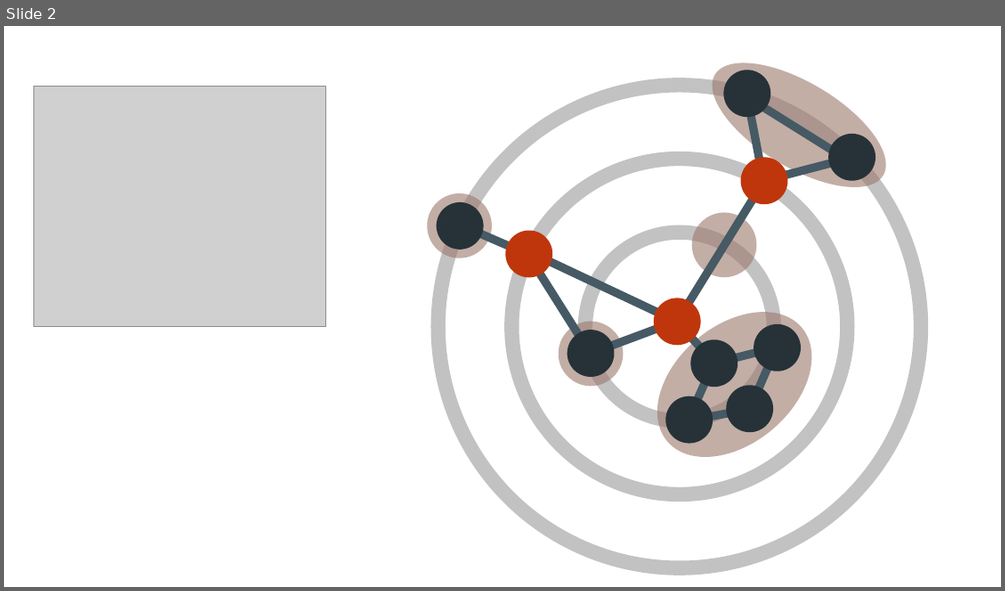
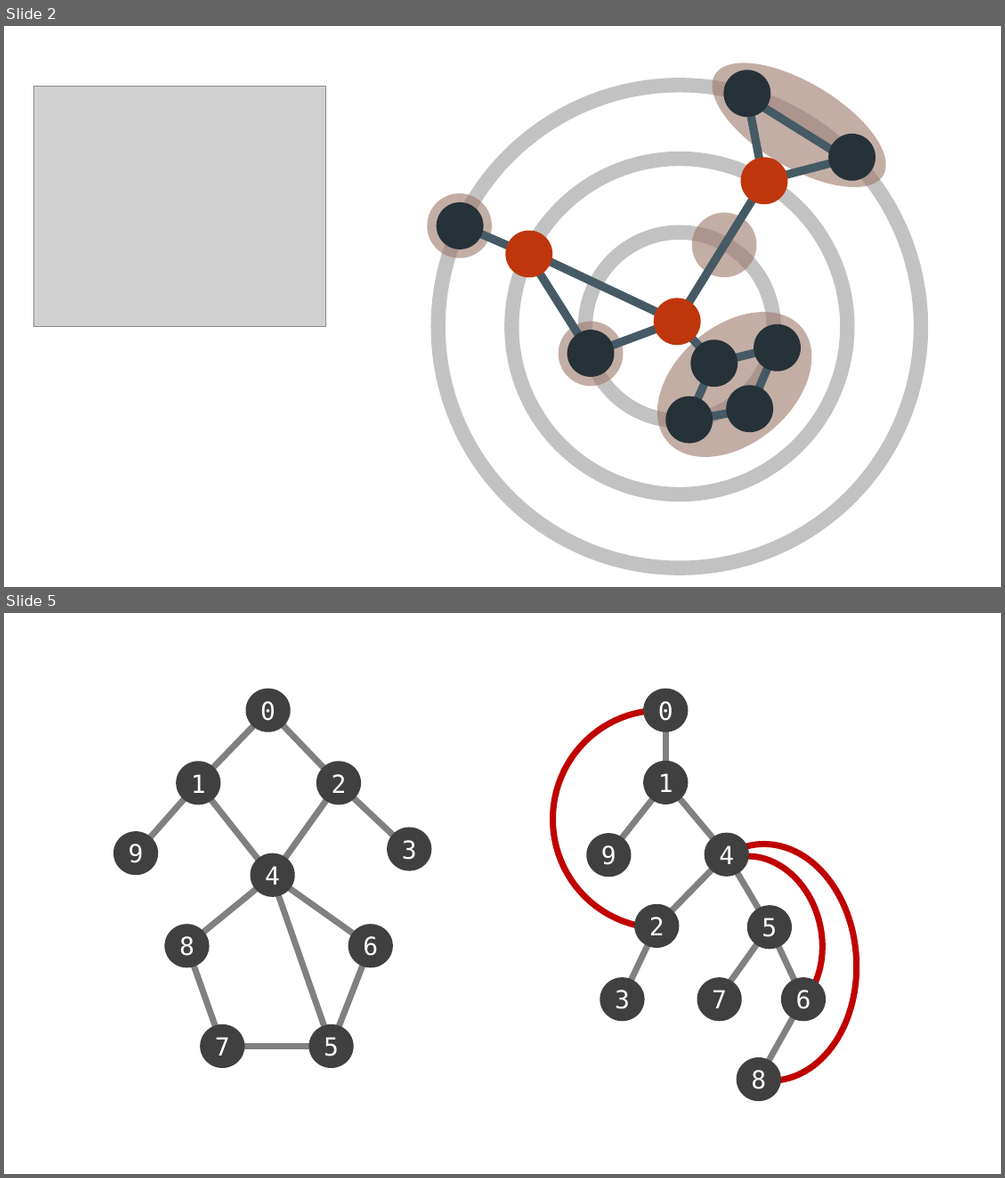
Before and after one commit to jrymk/Graphene, a slide deck: Illustrations/illustrations.pptx. Shown one above the other, each under a label of ours: slide 2 before the commit, slides 2 and 5 after it; the slides between them are not shown. The pictures are 1005x591 and 1005x1178 pixels, drawn with LibreOffice and Linux fonts; fonts in the diff are those of the drawing; grey boxes stand for pictures. Boxes give left, top, right and bottom in pixels: in the first picture for what was removed or moved away, otherwise in the second. Text is boxed around its words. In the diff, an @@ line names an element or a change of style, - is before the commit and + after.

```diff
--- a/Illustrations/illustrations.pptx
+++ b/Illustrations/illustrations.pptx
@@ slide 5 added at (4, 613, 1001, 1174), background #FFFFFF @@
@@ group added at (113, 689, 432, 1069): 12 lines, 10 ellipses @@
+0
+1
+2
+9
+4
+6
+5
+7
+8
+3
@@ group added at (553, 689, 864, 1102): 10 ellipses, 9 lines, 3 arc (boxed as its full ellipse)s @@
+0
+1
+9
+4
+6
+5
+7
+8
+3
+2
```
Also in this commit, not shown: 2 other slides added, 1 other file.
